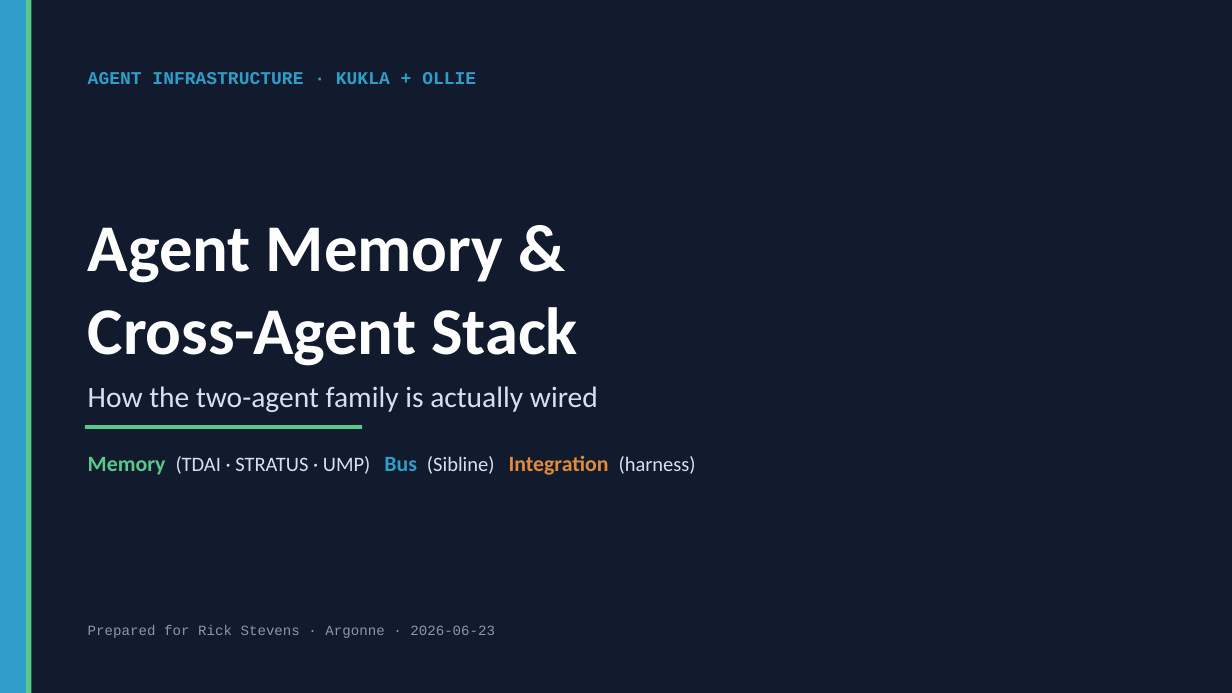
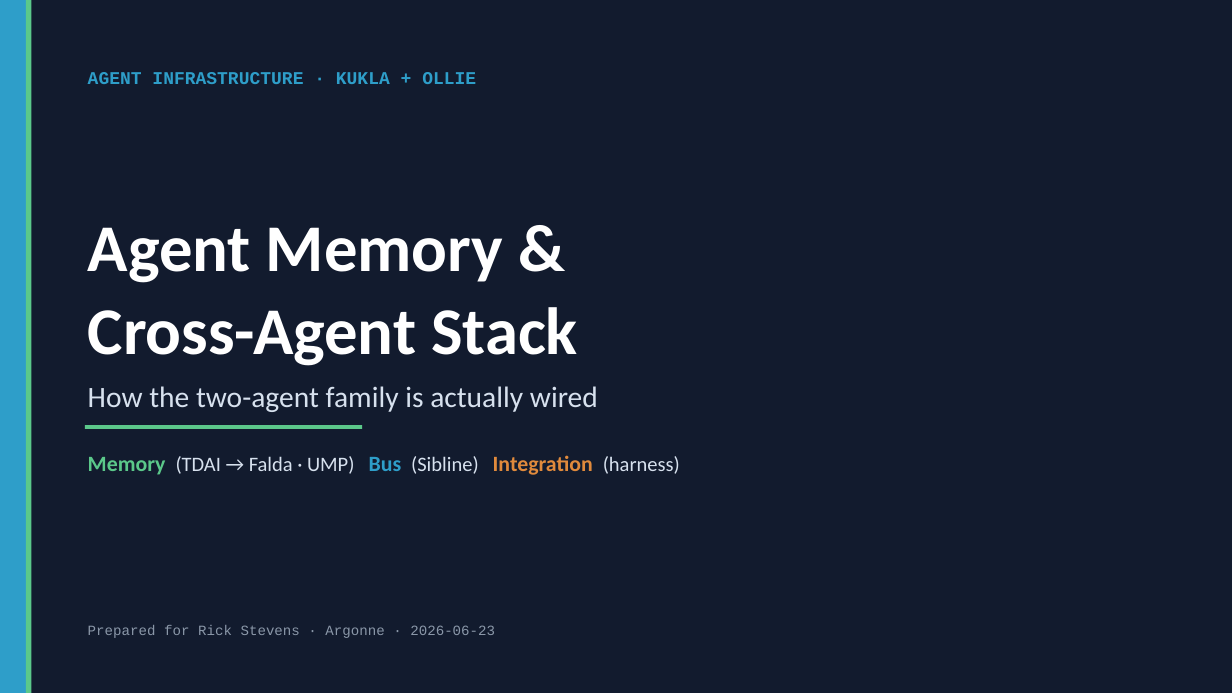
Before and after one commit to rick-stevens-ai/AGENT-MEMORY, a slide deck: slide 1 of decks/tdai-memory-system.pptx. Drawn at 1232x693 pixels with LibreOffice and Linux fonts; fonts in the diff are those of the drawing. Boxes give left, top, right and bottom in pixels: in the first picture for what was removed or moved away, otherwise in the second. Text is boxed around its words. In the diff, an @@ line names an element or a change of style, - is before the commit and + after.

Commit message:
Rename STRATUS -> Falda across whitepaper, READMEs, deck generator + deck
- Whitepaper 'TDAI, Falda, UMP'; repo URLs -> rick-stevens-ai/falda
- tdai/build_deck.py: Falda = go-forward primary, TDAI = predecessor
  being migrated from (drop 'shadow' framing); deck regenerated (16 slides)
- Old STRATUS decks archived under _archive/stratus-prerename-20260627/
- 0 stratus refs outside _archive

```diff
--- a/decks/tdai-memory-system.pptx
+++ b/decks/tdai-memory-system.pptx
@@ text at box(88, 455, 680, 475): text changed @@
-Memory (TDAI · STRATUS · UMP) Bus (Sibline) Integration (harness)
+Memory (TDAI → Falda · UMP) Bus (Sibline) Integration (harness)
```
Also in this commit, not shown: 15 other slides changed, 13 other files.
